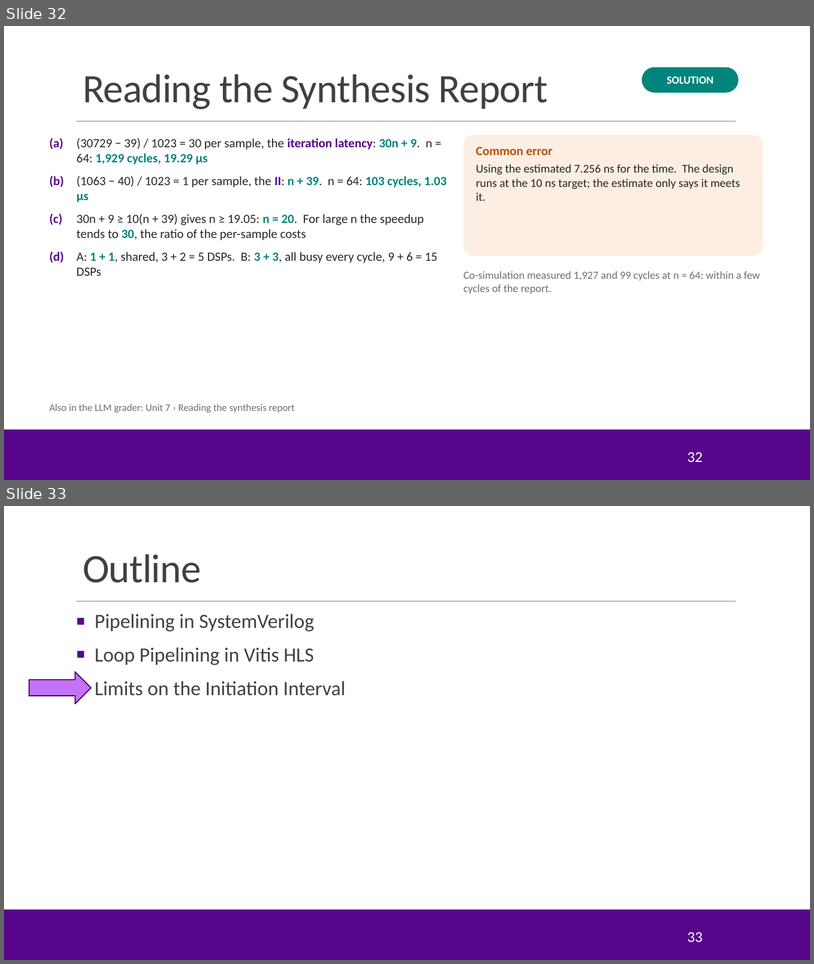
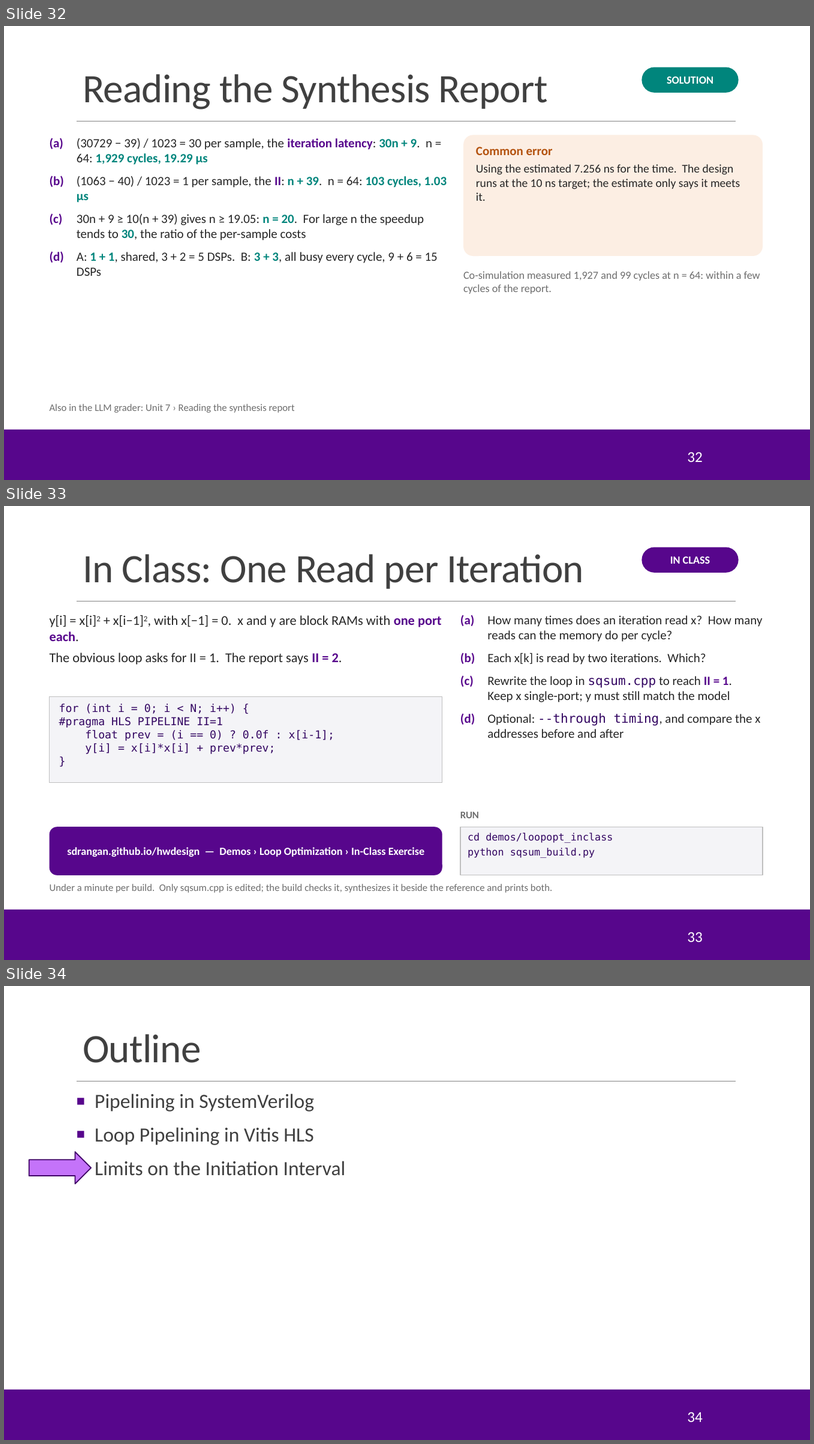
Before and after one commit to sdrangan/hwdesign, a slide deck: units/unit07_loopopt/loopopt.pptx. Shown one above the other, each under a label of ours: slides 32 and 33 before the commit, slides 32, 33 and 34 after it. The pictures are 814x964 and 814x1444 pixels, drawn with LibreOffice and Linux fonts; fonts in the diff are those of the drawing; background and template pictures are left out. Boxes give left, top, right and bottom in pixels: in the first picture for what was removed or moved away, otherwise in the second. Text is boxed around its words. In the diff, an @@ line names an element or a change of style, - is before the commit and + after.

```diff
--- a/units/unit07_loopopt/loopopt.pptx
+++ b/units/unit07_loopopt/loopopt.pptx
@@ slide 33 added at (x1=4, y1=506, x2=810, y2=960), background #FFFFFF; not listed: 3 template elements that a slide beside it also shows @@
@@ title added at (x1=83, y1=554, x2=584, y2=589), 48 pt, text #404040 @@
+In Class: One Read per Iteration
@@ rounded rectangle added at (x1=642, y1=547, x2=739, y2=573), fill #57068C, 13 pt, text #FFFFFF, bold @@
+IN CLASS
@@ text added at (x1=50, y1=615, x2=442, y2=664), 16 pt, text #262626 @@
+y[i] = x[i]2 + x[i−1]2, with x[−1] = 0. x and y are block RAMs with one port each.
+The obvious loop asks for II = 1. The report says II = 2.
@@ text added at (x1=461, y1=615, x2=763, y2=738), 15 pt, text #262626 @@
+(a) How many times does an iteration read x? How many reads can the memory do per cycle?
+(b) Each x[k] is read by two iterations. Which?
+(c) Rewrite the loop in sqsum.cpp to reach II = 1. Keep x single-port; y must still match the model
+(d) Optional: --through timing, and compare the x addresses before and after
@@ rectangle added at (x1=50, y1=697, x2=443, y2=783), fill #F4F4F7, outline #BFBFBF 0.75 pt, 13 pt, text #330662 @@
+for (int i = 0; i < N; i++) {
+#pragma HLS PIPELINE II=1
+float prev = (i == 0) ? 0.0f : x[i-1];
+y[i] = x[i]*x[i] + prev*prev;
+}
@@ text added at (x1=461, y1=811, x2=479, y2=818), 12 pt, text #6E6E6E, bold @@
+RUN
@@ rounded rectangle added at (x1=50, y1=826, x2=443, y2=875), fill #57068C, 13 pt, text #FFFFFF, bold @@
+sdrangan.github.io/hwdesign — Demos › Loop Optimization › In-Class Exercise
@@ rectangle added at (x1=461, y1=826, x2=763, y2=875), fill #F4F4F7, outline #BFBFBF 1 pt, 12 pt, text #330662 @@
+cd demos/loopopt_inclass
+python sqsum_build.py
@@ text added at (x1=50, y1=883, x2=552, y2=892), 12 pt, text #6E6E6E @@
+Under a minute per build. Only sqsum.cpp is edited; the build checks it, synthesizes it beside the reference and prints both.
@@ page number added at (x1=687, y1=931, x2=703, y2=942), 18 pt, text #FFFFFF @@
+33
@@ what was slide 33 is now slide 34 @@
@@ page number at (x1=687, y1=1411, x2=703, y2=1422): text changed @@
-33
+34
```
Also in this commit, not shown: 2 other files.
